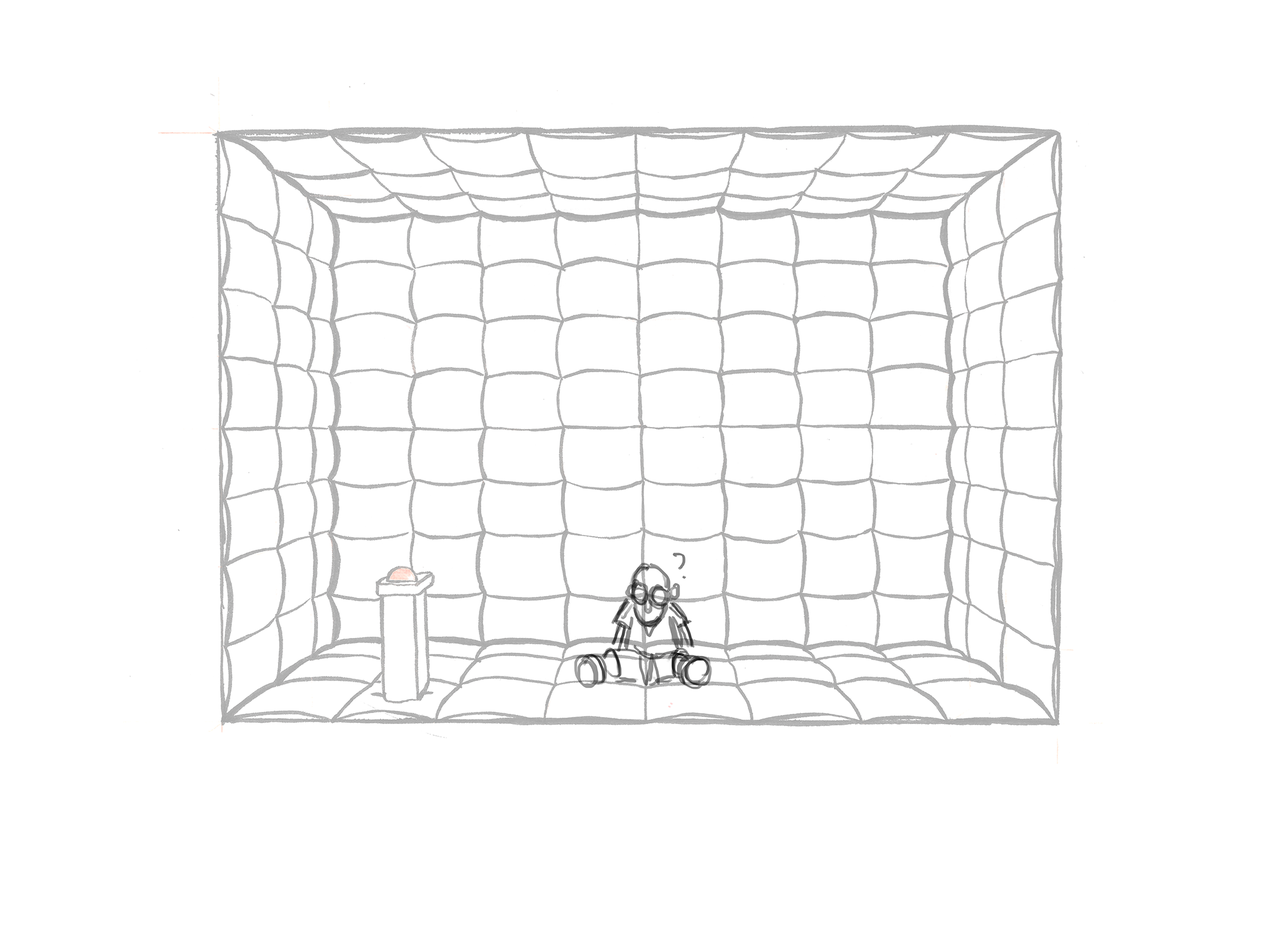
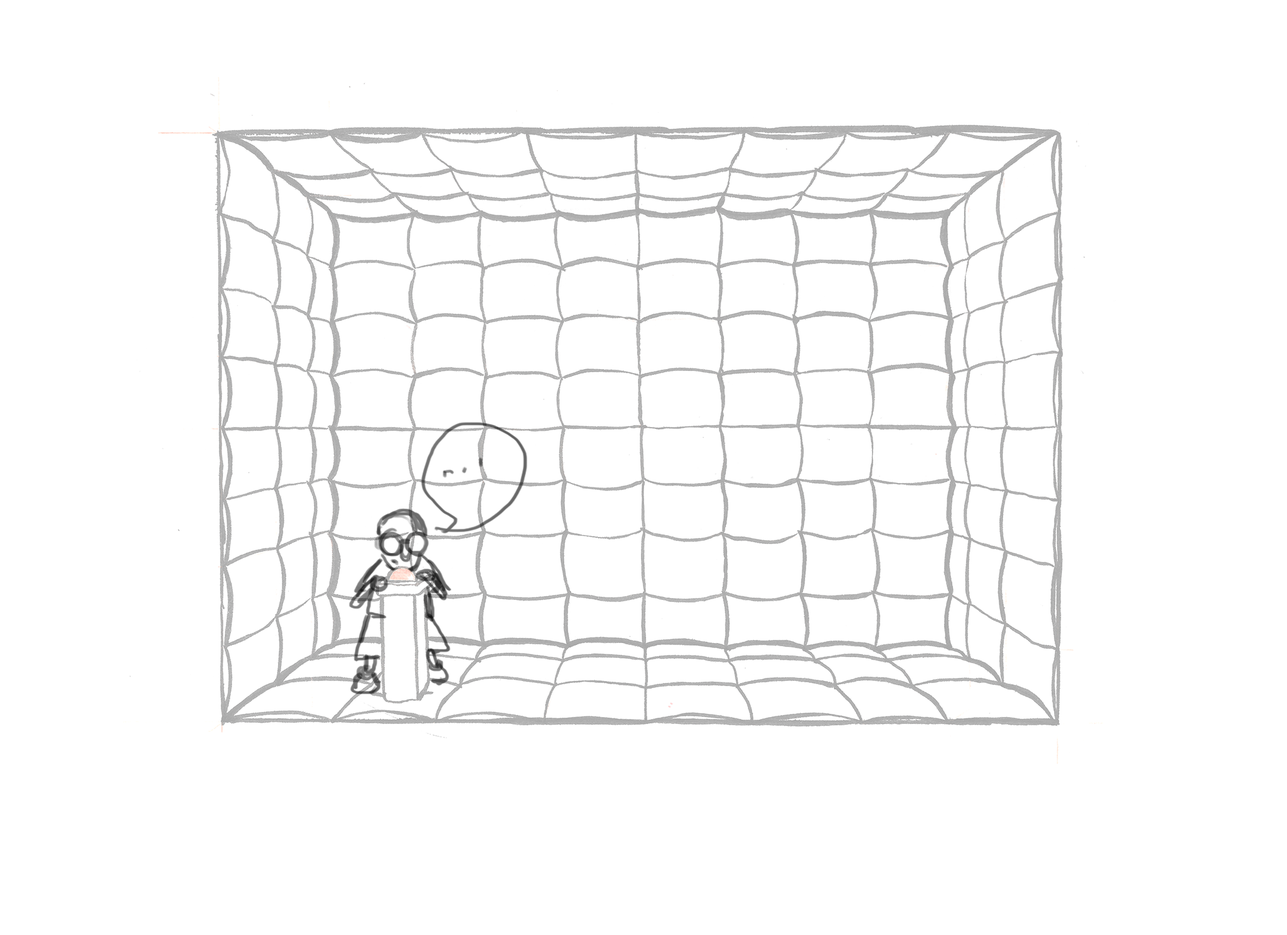
Two versions of the same layered image (1287px x 935px). Layer-by-layer changes:
showed "Calque 27 copie" over left=348, top=421, right=528, bottom=695
hid "Calque 8" over left=573, top=552, right=713, bottom=690
